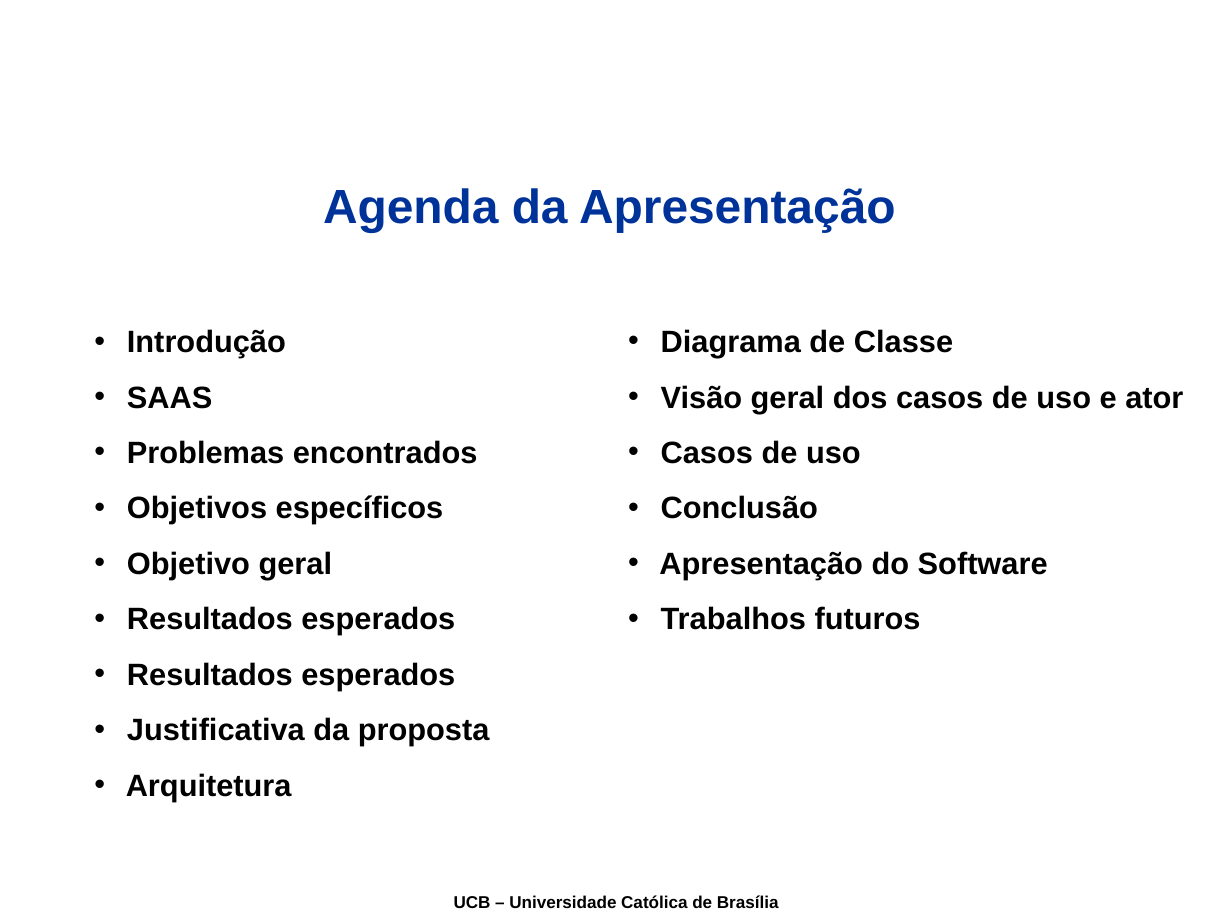
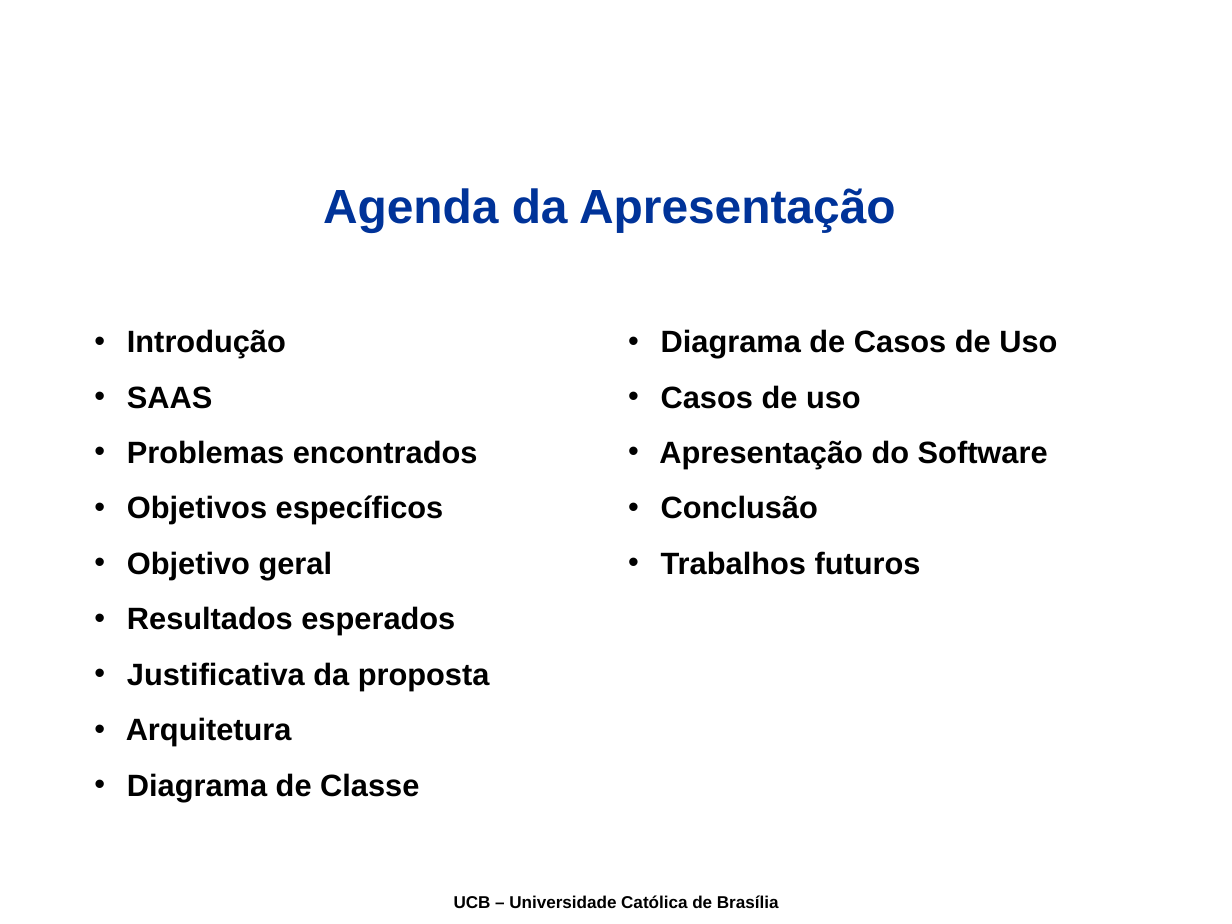
Before and after one commit to joaogabriel/webdatamodeling, a slide deck: slide 2 of docs/08-Apresentacao/Apresentação.ppt. Drawn at 1232x924 pixels with LibreOffice and Linux fonts; fonts in the diff are those of the drawing; background and template pictures are left out. Boxes give left, top, right and bottom in pixels: in the first picture for what was removed or moved away, otherwise in the second. Text is boxed around its words. In the diff, an @@ line names an element or a change of style, - is before the commit and + after.

```diff
--- a/docs/08-Apresentacao/Apresentação.ppt
+++ b/docs/08-Apresentacao/Apresentação.ppt
@@ text at (x1=661, y1=329, x2=1057, y2=358): text changed @@
-• Diagrama de Classe
-• Visão geral dos casos de uso e ator
+• Diagrama de Casos de Uso
@@ text at (x1=659, y1=440, x2=1048, y2=469): paragraph added @@
+• Apresentação do Software
@@ text at (x1=659, y1=551, x2=1048, y2=580): paragraph removed @@
-• Apresentação do Software
@@ text at (x1=127, y1=662, x2=455, y2=690): paragraph removed @@
-• Resultados esperados
@@ text at (x1=127, y1=773, x2=419, y2=801): paragraph added @@
+• Diagrama de Classe
```
Also in this commit, not shown: 5 other slides changed, 2 slides added, 2 other files.
